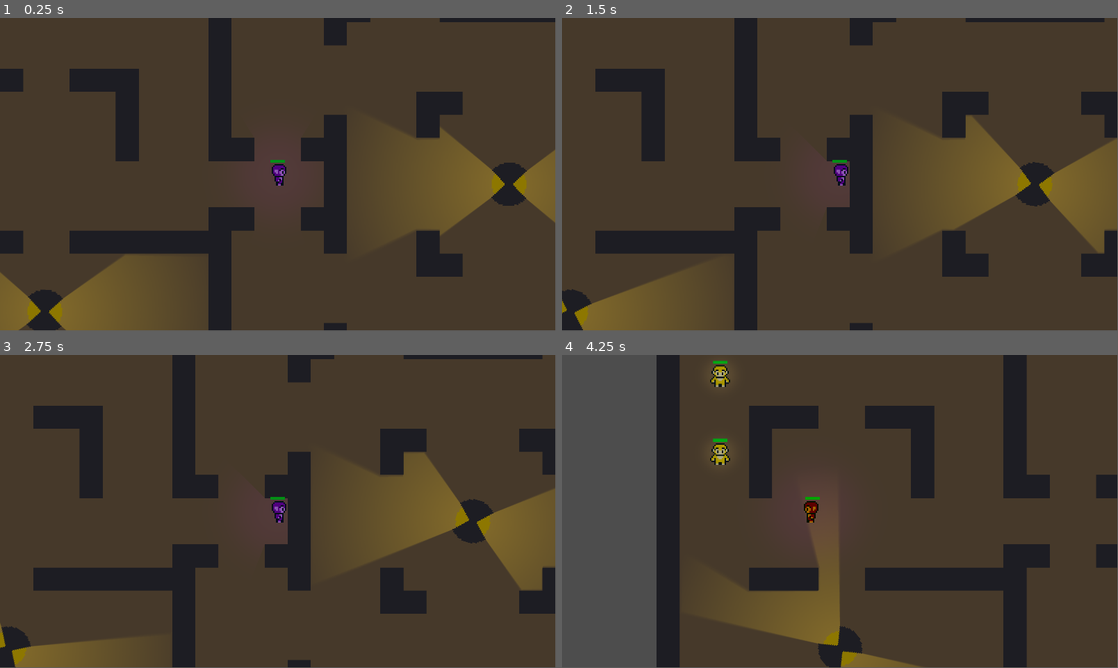
Above: before the commit, frames 1-4 (two rows, left to right).
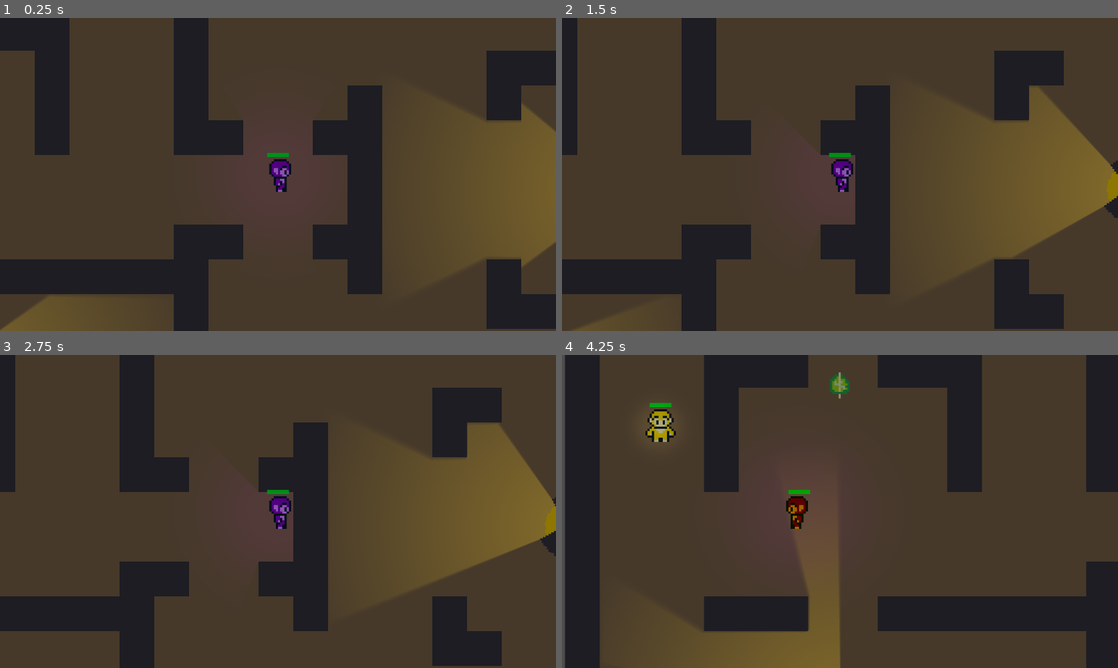
Above: after the commit, the same moments.

Repository: JamShibe/game-jam-15
Game: Godot game, scene res://assets/scenes/test_dungeon.tscn
Two runs of this game, one before a commit and one after it. Both use one fixed random seed, a clock stepped at 60 frames per second and the inputs below.
Inputs (mouse positions are in pixels of both pictures, inside the frame that each line leads up to):
- Up to frame 1 (0.25 s): no input
- Up to frame 2 (1.5 s): tap Enter (ui_accept) at 0.5, 0.77 s; move the mouse to (962, 158) at 0.52 s; hold D (move_right) 0.53-1.25 s; hold Space (dash) 0.53-1.25 s; click (962, 158) at 0.67 s; drag from (728, 190) to (1034, 183) at 1.27 s
- Up to frame 3 (2.75 s): move the mouse to (333, 442) at 2.02 s; hold D (move_right) from 2.03 s (still down); hold Right mouse button (right_click) from 2.03 s (still down)
- Up to frame 4 (4.25 s): release D (move_right) at 2.75 s; release Right mouse button (right_click) at 2.75 s; drag from (812, 574) to (573, 649) at 2.77 s; move the mouse to (1006, 558) at 3.52 s; hold A (move_left) from 3.53 s (still down); hold Space (dash) from 3.53 s (still down); tap Enter (ui_accept) at 3.77 s
In our replay, the window is 799x449 before the commit and 800x450 after it. These sizes can differ from the game's own. Grey fills any space a smaller window leaves; there, only what the larger window draws over its background counts as a difference.

The runs differ from the first frame. In frame 1, 39% of the frame differs, in the area x 0-100%, y 0-100%; in frame 2, 36%; in frame 3, 36%; in frame 4, 54%.

Commit message:
Ticket 6 : added ingredient sprites and pickup

Diff:
--- a/assets/nodes/basic_enemy.tscn
+++ b/assets/nodes/basic_enemy.tscn
@@ -318,6 +318,7 @@
 collision_mask = 3
 
 [node name="PointLight2D" type="PointLight2D" parent="."]
+position = Vector2(-1, 1)
 color = Color(1, 1, 0.54902, 1)
 energy = 0.2
 texture = ExtResource("4_i4e6e")
--- /dev/null
+++ b/assets/nodes/ingredient.tscn
@@ -0,0 +1,67 @@
+[gd_scene load_steps=10 format=3 uid="uid://14rrfo0mck6y"]
+
+[ext_resource type="Texture2D" uid="uid://bojdcpy4uihyc" path="res://assets/sprites/temp_moss.png" id="1_dcxwk"]
+[ext_resource type="Script" path="res://assets/scripts/ingredient.gd" id="1_rblxc"]
+[ext_resource type="Texture2D" uid="uid://dlolfv4tfqxe8" path="res://assets/sprites/cinder_1.png" id="3_60tuw"]
+[ext_resource type="Texture2D" uid="uid://bmxpqwxtxjb53" path="res://assets/sprites/cinder_2.png" id="4_ush0w"]
+[ext_resource type="Texture2D" uid="uid://cpb3lqiog56fr" path="res://assets/sprites/cinder_3.png" id="5_bxwle"]
+[ext_resource type="Texture2D" uid="uid://dwv0konc8swxl" path="res://assets/sprites/dock_leaf.png" id="6_ayk0d"]
+[ext_resource type="Texture2D" uid="uid://djk5tploj3pqy" path="res://assets/sprites/hollow_bone.png" id="7_k82xe"]
+
+[sub_resource type="CircleShape2D" id="CircleShape2D_mgjan"]
+
+[sub_resource type="SpriteFrames" id="SpriteFrames_5x7yp"]
+animations = [{
+"frames": [{
+"duration": 1.0,
+"texture": ExtResource("1_dcxwk")
+}],
+"loop": true,
+"name": &"Cave Moss",
+"speed": 5.0
+}, {
+"frames": [{
+"duration": 1.0,
+"texture": ExtResource("3_60tuw")
+}, {
+"duration": 1.0,
+"texture": ExtResource("4_ush0w")
+}, {
+"duration": 1.0,
+"texture": ExtResource("5_bxwle")
+}],
+"loop": true,
+"name": &"Cindered Coal",
+"speed": 3.0
+}, {
+"frames": [{
+"duration": 1.0,
+"texture": ExtResource("6_ayk0d")
+}],
+"loop": true,
+"name": &"Dock Leaf",
+"speed": 5.0
+}, {
+"frames": [{
+"duration": 1.0,
+"texture": ExtResource("7_k82xe")
+}],
+"loop": true,
+"name": &"Hollowed Bone",
+"speed": 5.0
+}]
+
+[node name="Ingredient" type="Area2D"]
+collision_layer = 0
+collision_mask = 2
+script = ExtResource("1_rblxc")
+
+[node name="CollisionShape2D" type="CollisionShape2D" parent="."]
+shape = SubResource("CircleShape2D_mgjan")
+
+[node name="AnimatedSprite2D" type="AnimatedSprite2D" parent="."]
+sprite_frames = SubResource("SpriteFrames_5x7yp")
+animation = &"Cave Moss"
+frame_progress = 0.461519
+
+[connection signal="body_entered" from="." to="." method="_on_body_entered"]
--- a/assets/scenes/test_dungeon.tscn
+++ b/assets/scenes/test_dungeon.tscn
@@ -8,6 +8,7 @@
 [ext_resource type="PackedScene" uid="uid://di6vhwlpepd7l" path="res://assets/nodes/potions/simple_speed_potion.tscn" id="4_4qaqe"]
 [ext_resource type="PackedScene" uid="uid://dyej7oden0p3r" path="res://assets/nodes/light_area.tscn" id="5_7cf2s"]
 [ext_resource type="PackedScene" uid="uid://cqedk03vyob01" path="res://assets/nodes/basic_enemy.tscn" id="6_v6xum"]
+[ext_resource type="PackedScene" uid="uid://14rrfo0mck6y" path="res://assets/nodes/ingredient.tscn" id="9_4g6gh"]
 
 [sub_resource type="NavigationPolygon" id="NavigationPolygon_3xlh0"]
 vertices = PackedVector2Array(8, 8, -8, 8, -8, -8, 8, -8)
@@ -144,3 +145,18 @@
 [node name="basic_enemy5" parent="." node_paths=PackedStringArray("player") instance=ExtResource("6_v6xum")]
 position = Vector2(-404, -47)
 player = NodePath("../player")
+
+[node name="Ingredient" parent="." instance=ExtResource("9_4g6gh")]
+position = Vector2(-321, -64)
+
+[node name="Ingredient2" parent="." instance=ExtResource("9_4g6gh")]
+position = Vector2(-320, 113)
+
+[node name="Ingredient3" parent="." instance=ExtResource("9_4g6gh")]
+position = Vector2(157, -230)
+
+[node name="Ingredient4" parent="." instance=ExtResource("9_4g6gh")]
+position = Vector2(97, 140)
+
+[node name="Ingredient5" parent="." instance=ExtResource("9_4g6gh")]
+position = Vector2(-128, -296)
--- /dev/null
+++ b/assets/scripts/ingredient.gd
@@ -0,0 +1,16 @@
+extends Area2D
+
+@onready var sprite : AnimatedSprite2D = $AnimatedSprite2D
+
+var poss_ing : Array = ["Cave Moss", "Dock Leaf", "Cindered Coal", "Hollowed Bone"]
+var ing_name : String = ""
+
+# Called when the node enters the scene tree for the first time.
+func _ready():
+	ing_name = poss_ing.pick_random()
+	sprite.play(ing_name)
+
+func _on_body_entered(body):
+	if body.name == "player":
+		body.pickup(ing_name)
+		queue_free()
--- a/assets/scripts/player.gd
+++ b/assets/scripts/player.gd
@@ -22,6 +22,7 @@
 var sizzle_amount : int = 0
 var started : bool = false
 var health : float = 100
+var ing_list : Array = []
 
 #Potion Effects:
 var speed_modifier : float = 0
@@ -152,3 +153,7 @@
 func reset():
 	speed_modifier = 0
 	dmg_modifier = 0
+
+func pickup(name : String):
+	ing_list.append(name)
+	print(ing_list)
--- a/project.godot
+++ b/project.godot
@@ -21,8 +21,8 @@
 
 [display]
 
-window/size/viewport_width=1920
-window/size/viewport_height=1080
+window/size/viewport_width=1280
+window/size/viewport_height=720
 window/size/resizable=false
 
 [editor_plugins]
Not shown: 1 places in assets/scenes/test_dungeon.tscn that only renumber resources
Binary file added: assets/sprites/cinder_1.png
Not shown, added: assets/sprites/cinder_1.png.import
Binary file added: assets/sprites/cinder_2.png
Not shown, added: assets/sprites/cinder_2.png.import
Binary file added: assets/sprites/cinder_3.png
Not shown, added: assets/sprites/cinder_3.png.import
Binary file added: assets/sprites/dock_leaf.png
Not shown, added: assets/sprites/dock_leaf.png.import
Binary file added: assets/sprites/hollow_bone.png
Not shown, added: assets/sprites/hollow_bone.png.import
Binary file added: assets/sprites/temp_moss.png
(and 1 more such lines)
